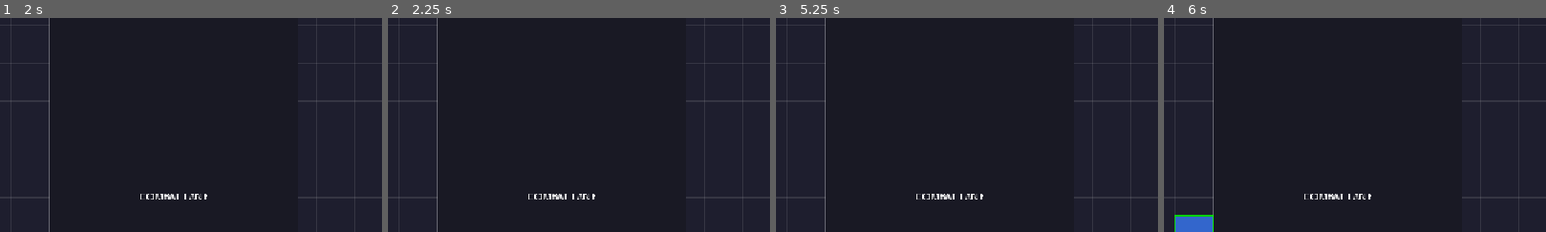
Above: before the commit, frames 1-4 (left to right).
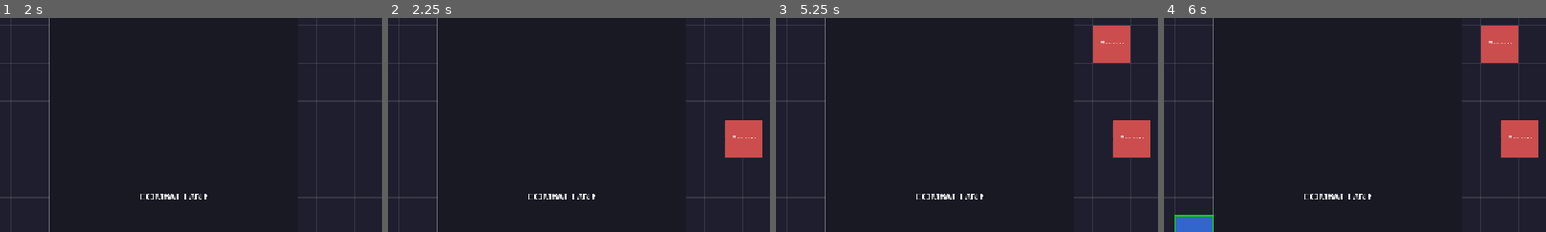
Above: after the commit, the same moments.

Repository: nvillegas7/game-castle-fight
Game: Godot game, scene res://scenes/main.tscn
Same seed, same stepped clock (60 frames per second), same inputs: the game is played once before the commit and once after it.
Inputs (mouse positions are % of the whole screen's width and height, from its top left):
- Up to frame 1 (2 s): click "Barracks (50g)" at 0.5 s; click "Archer Range (60g)" at 1.25 s
- Up to frame 2 (2.25 s): click "Barracks (50g)" at 2 s
- Up to frame 3 (5.25 s): click "Archer Range (60g)" at 2.75 s; click "Barracks (50g)" at 3.5 s; click "Archer Range (60g)" at 4.25 s; tap Enter at 5 s; move the mouse to (72, 45) at 5.02 s; click (72, 45) at 5.17 s
- Up to frame 4 (6 s): tap Space at 5.75 s; move the mouse to (30, 55) at 5.77 s; click (30, 55) at 5.92 s
The pictures show only the part of the screen within x 27-77%, y 8-58%; the shares and areas given below are measured in that part.

Frame 1 is identical in both runs. In frame 2, 1.7% of the frame differs, in the area x 88-98%, y 47-66%; in frame 3, 3.4%, in the area x 83-98%, y 3-66%; in frame 4, 3.4%.

Commit message:
Add simple AI opponent that auto-places buildings for player 1
AI runs every 3 seconds, picks a random affordable building from the
faction, finds a valid grid position, and places it via the same
command system. This creates two-sided combat for testing.

Co-Authored-By: Claude Opus 4.6 (1M context) <noreply@anthropic.com>

Diff:
--- a/castle_clash/scripts/game/game_arena.gd
+++ b/castle_clash/scripts/game/game_arena.gd
@@ -20,6 +20,11 @@
 
 const ROLE_CHARS := ["M", "R", "C", "F", "S"]  # Melee, Ranged, Caster, Flying, Siege
 
+# --- Simple AI for player 1 ---
+const AI_PLAYER_ID: int = 1
+const AI_THINK_INTERVAL: float = 3.0  # Seconds between AI decisions
+var _ai_timer: float = 2.0  # Start slightly earlier so AI places before first wave
+
 
 func _ready() -> void:
 	EventBus.building_placed.connect(_on_building_placed)
@@ -35,12 +40,13 @@
 	GameManager.start_test_match()
 
 
-func _process(_delta: float) -> void:
+func _process(delta: float) -> void:
 	if GameManager.state != GameManager.State.PLAYING:
 		return
 	if GameManager.simulation == null:
 		return
 	_sync_unit_positions()
+	_update_ai(delta)
 
 
 func _on_building_selected(bd: BuildingData) -> void:
@@ -173,3 +179,46 @@
 		if _unit_visuals.has(entity.id):
 			var visual: Node2D = _unit_visuals[entity.id]
 			visual.position = Vector2(FP.to_float(entity.x), FP.to_float(entity.y))
+
+
+# --- Simple AI Opponent ---
+
+func _update_ai(delta: float) -> void:
+	_ai_timer -= delta
+	if _ai_timer > 0:
+		return
+	_ai_timer = AI_THINK_INTERVAL
+
+	var sim: Simulation = GameManager.simulation
+	var ai_index: int = sim.get_player_index(AI_PLAYER_ID)
+	if ai_index == -1:
+		return
+
+	var faction: FactionData = GameManager.get_player_faction(AI_PLAYER_ID)
+	if faction == null:
+		return
+
+	var gold: int = GameManager.get_player_gold(AI_PLAYER_ID)
+
+	# Pick a random affordable building (prefer T1 early, T2 later)
+	var affordable: Array[BuildingData] = []
+	for bd: BuildingData in faction.buildings:
+		if bd.gold_cost <= gold:
+			# Check tech prereq
+			if bd.requires_building == &"" or sim.player_has_building(ai_index, bd.requires_building):
+				affordable.append(bd)
+
+	if affordable.is_empty():
+		return
+
+	# Pick randomly
+	var bd: BuildingData = affordable[randi() % affordable.size()]
+
+	# Find a valid grid position (try random spots)
+	for _attempt in 20:
+		var gx: int = randi() % (GRID_COLS - bd.grid_size.x + 1)
+		var gy: int = randi() % (GRID_ROWS - bd.grid_size.y + 1)
+		if sim.can_place_building(AI_PLAYER_ID, bd.id, gx, gy):
+			var cmd := Command.place_building(AI_PLAYER_ID, bd.id, gx, gy)
+			GameManager.submit_command(cmd)
+			return
